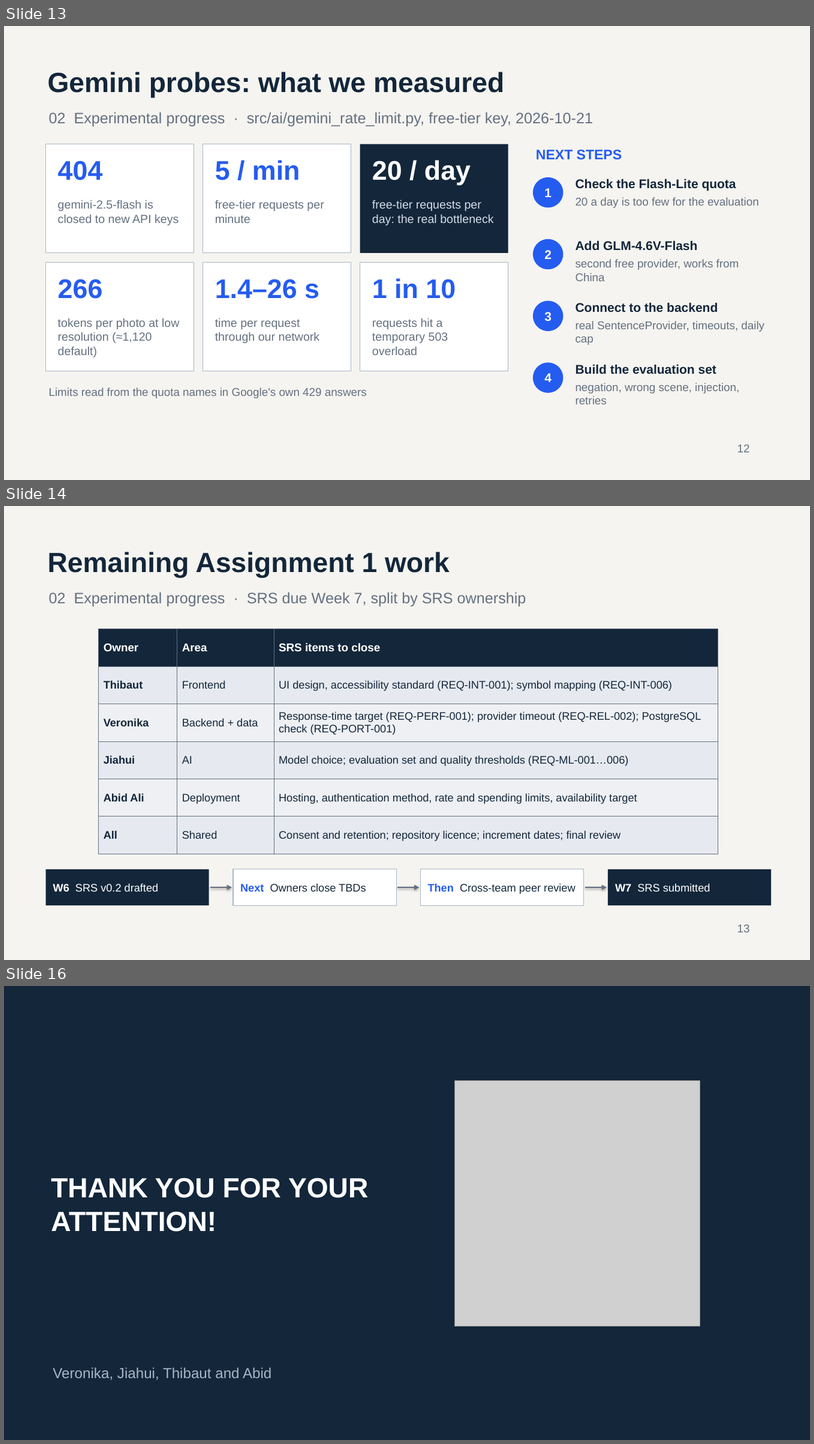
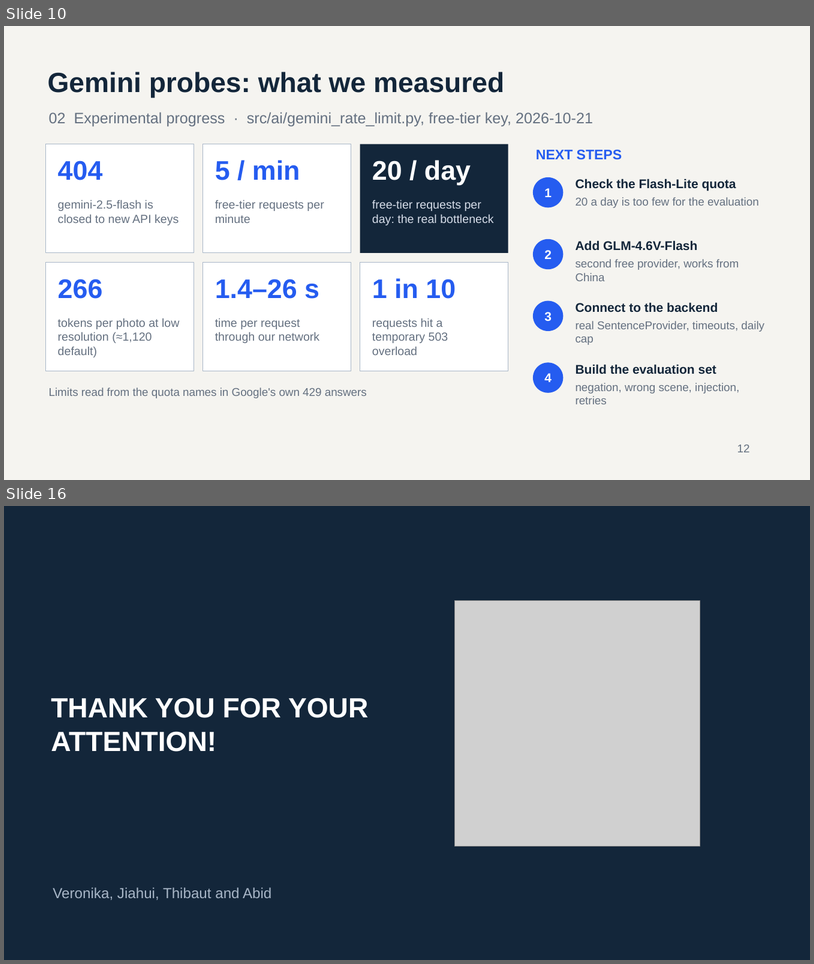
Before and after one commit to bhsei/26B, a slide deck: weekly-reports/W06/Weekly_Report_W06.pptx. Shown one above the other, each under a label of ours: slides 13, 14 and 16 before the commit, slides 10 and 16 after it; the slides between them are not shown. The pictures are 814x1444 and 814x964 pixels, drawn with LibreOffice and Linux fonts; fonts in the diff are those of the drawing; grey boxes stand for pictures. Boxes give left, top, right and bottom in pixels: in the first picture for what was removed or moved away, otherwise in the second. Text is boxed around its words. In the diff, an @@ line names an element or a change of style, - is before the commit and + after.

Commit message:
W9 - Weekly report W06; final presented version with the backend review, frontend and next-week slides from the team

```diff
--- a/weekly-reports/W06/Weekly_Report_W06.pptx
+++ b/weekly-reports/W06/Weekly_Report_W06.pptx
@@ slide 14 removed at [4,506,810,960], background #F5F4F0 @@
@@ text removed at [48,552,450,578] @@
-Remaining Assignment 1 work
@@ text removed at [49,592,527,606] @@
-02 Experimental progress · SRS due Week 7, split by SRS ownership
@@ table removed at [98,629,719,854], 6 rows, 3 columns @@
-Owner | Area | SRS items to close
-Thibaut | Frontend | UI design, accessibility standard (REQ-INT-001); symbol mapping (REQ-INT-006)
-Veronika | Backend + data | Response-time target (REQ-PERF-001); provider timeout (REQ-REL-002); PostgreSQL check (REQ-PORT-001)
-Jiahui | AI | Model choice; evaluation set and quality thresholds (REQ-ML-001…006)
-Abid Ali | Deployment | Hosting, authentication method, rate and spending limits, availability target
-All | Shared | Consent and retention; repository licence; increment dates; final review
@@ rectangle removed at [46,869,209,905] @@
-W6 SRS v0.2 drafted
@@ rectangle removed at [233,869,396,905] @@
-Next Owners close TBDs
@@ rectangle removed at [421,869,584,905] @@
-Then Cross-team peer review
@@ rectangle removed at [608,869,771,905] @@
-W7 SRS submitted
@@ arrow removed from (210, 887) to (232, 887) @@
@@ arrow removed from (398, 887) to (420, 887) @@
@@ arrow removed from (585, 887) to (607, 887) @@
@@ text removed at [738,924,750,932] @@
-13
@@ what was slide 13 is now slide 10 @@
```
Also in this commit, not shown: 1 slide changed, 8 slides added, 7 other slides removed.
